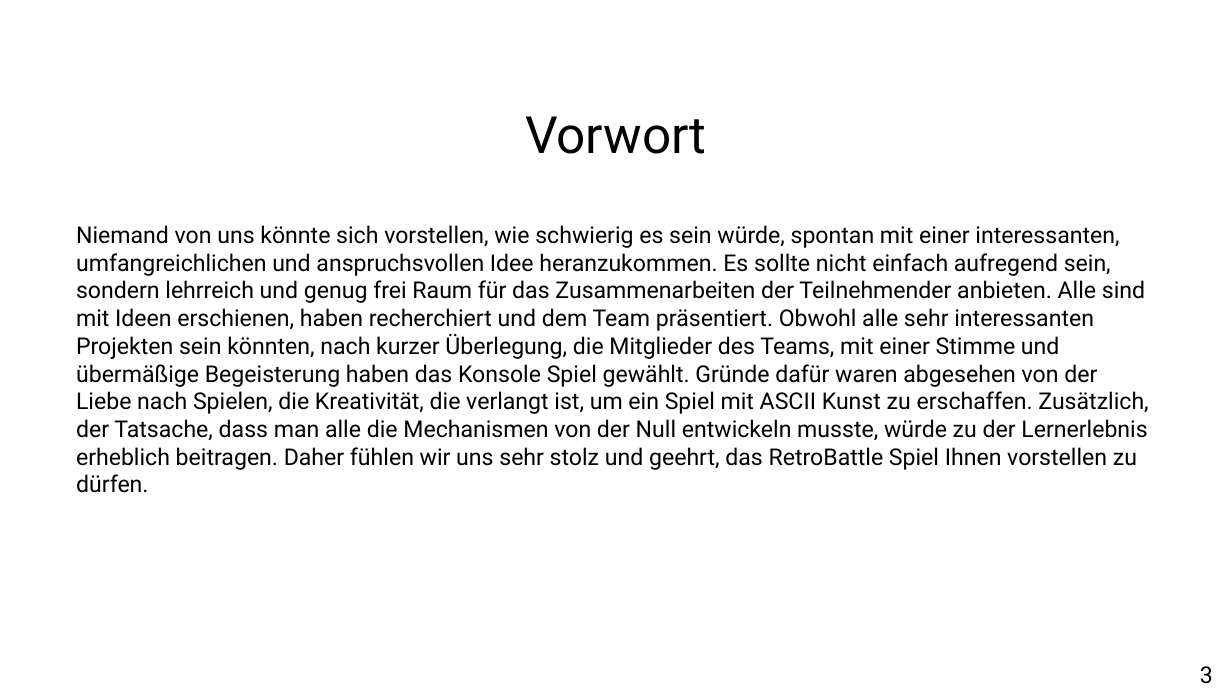
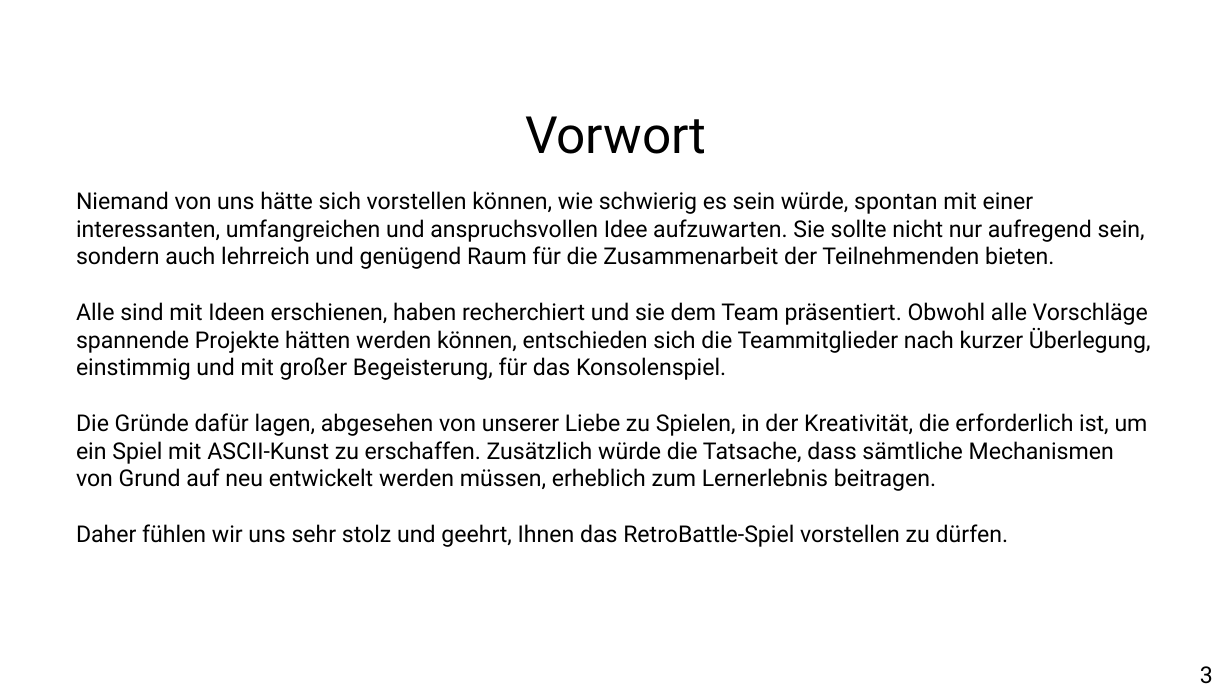
Before and after one commit to retroBattleDevs/retroBattle, a slide deck: slide 3 of etc/presentation/RetroBattle_Presentation.pptx. Drawn at 1232x693 pixels with LibreOffice and Linux fonts; fonts in the diff are those of the drawing. Boxes give left, top, right and bottom in pixels: in the first picture for what was removed or moved away, otherwise in the second. Text is boxed around its words. In the diff, an @@ line names an element or a change of style, - is before the commit and + after.

```diff
--- a/etc/presentation/RetroBattle_Presentation.pptx
+++ b/etc/presentation/RetroBattle_Presentation.pptx
@@ text at bbox=[76, 191, 1151, 547]: text changed @@
-Niemand von uns könnte sich vorstellen, wie schwierig es sein würde, spontan mit einer interessanten, umfangreichlichen und anspruchsvollen Idee heranzukommen. Es sollte nicht einfach aufregend sein, sondern lehrreich und genug frei Raum für das Zusammenarbeiten der Teilnehmender anbieten. Alle sind mit Ideen erschienen, haben recherchiert und dem Team präsentiert. Obwohl alle sehr interessanten Projekten sein könnten, nach kurzer Überlegung, die Mitglieder des Teams, mit einer Stimme und übermäßige Begeisterung haben das Konsole Spiel gewählt. Gründe dafür waren abgesehen von der Liebe nach Spielen, die Kreativität, die verlangt ist, um ein Spiel mit ASCII Kunst zu erschaffen. Zusätzlich, der Tatsache, dass man alle die Mechanismen von der Null entwickeln musste, würde zu der Lernerlebnis erheblich beitragen. Daher fühlen wir uns sehr stolz und geehrt, das RetroBattle Spiel Ihnen vorstellen zu dürfen.
+Niemand von uns hätte sich vorstellen können, wie schwierig es sein würde, spontan mit einer interessanten, umfangreichen und anspruchsvollen Idee aufzuwarten. Sie sollte nicht nur aufregend sein, sondern auch lehrreich und genügend Raum für die Zusammenarbeit der Teilnehmenden bieten.
+Alle sind mit Ideen erschienen, haben recherchiert und sie dem Team präsentiert. Obwohl alle Vorschläge spannende Projekte hätten werden können, entschieden sich die Teammitglieder nach kurzer Überlegung, einstimmig und mit großer Begeisterung, für das Konsolenspiel.
+Die Gründe dafür lagen, abgesehen von unserer Liebe zu Spielen, in der Kreativität, die erforderlich ist, um ein Spiel mit ASCII‑Kunst zu erschaffen. Zusätzlich würde die Tatsache, dass sämtliche Mechanismen von Grund auf neu entwickelt werden müssen, erheblich zum Lernerlebnis beitragen.
+Daher fühlen wir uns sehr stolz und geehrt, Ihnen das RetroBattle‑Spiel vorstellen zu dürfen.
```
Also in this commit, not shown: 12 other slides changed, 9 other files.
